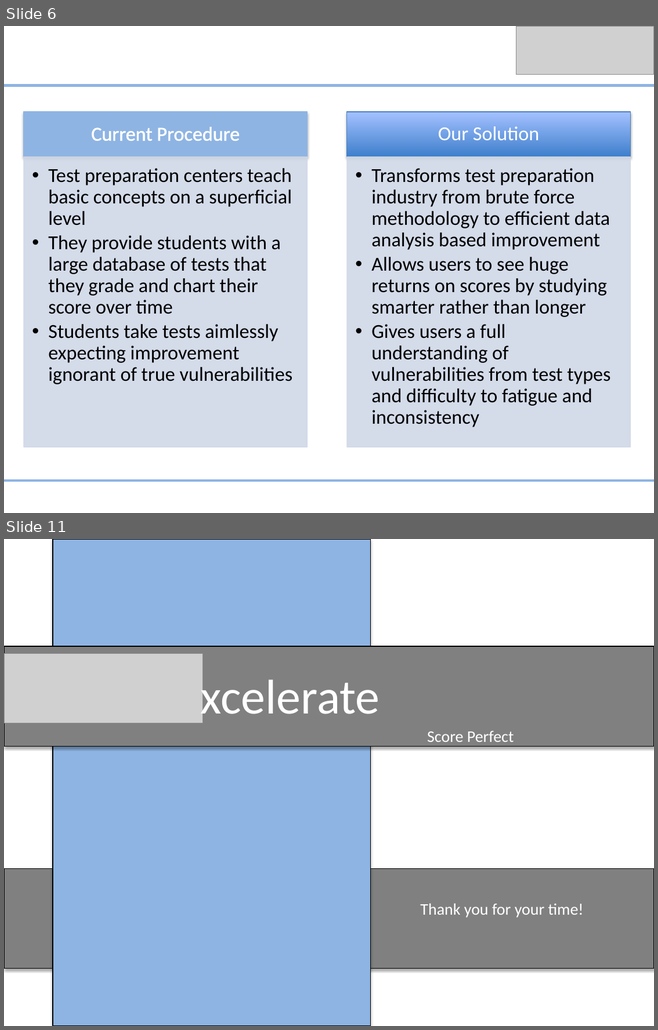
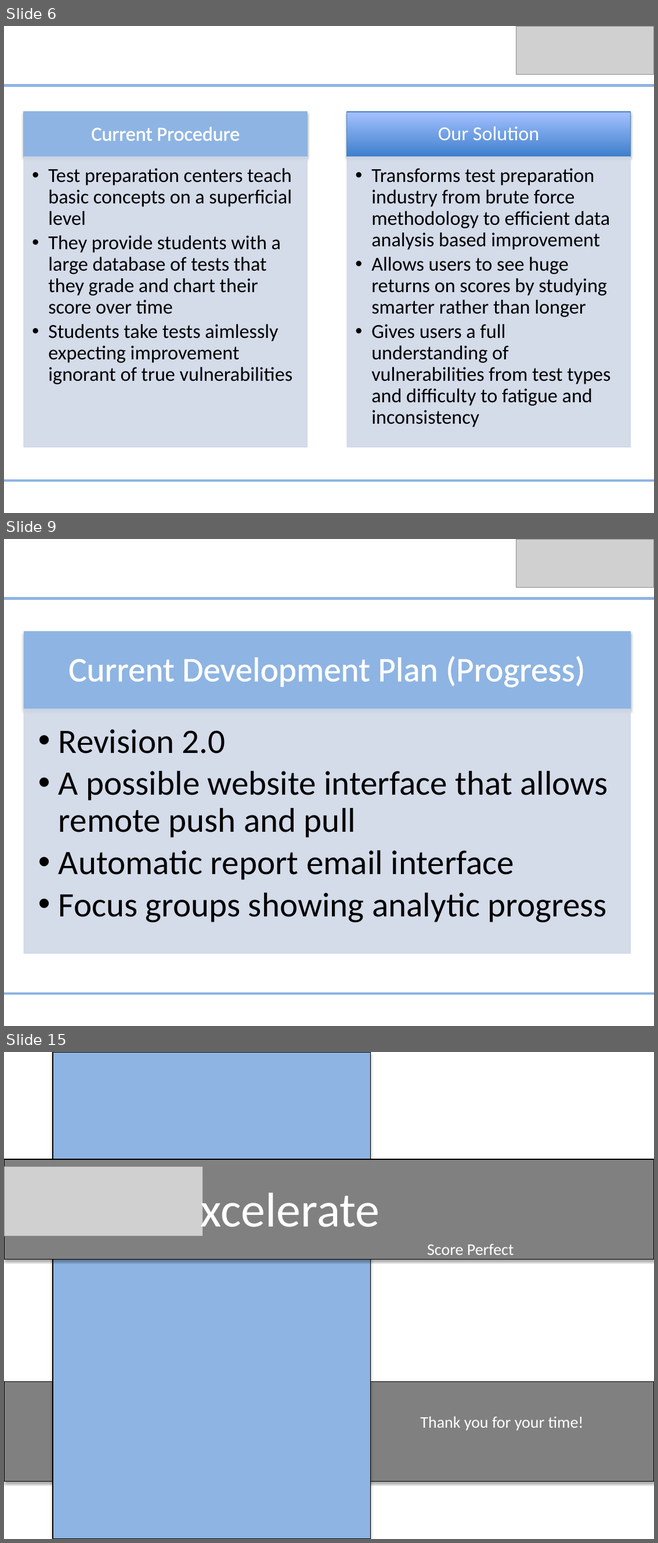
Before and after one commit to av8ramit/excelerate, a slide deck: Documents/Business Plan.pptx. Shown one above the other, each under a label of ours: slides 6 and 11 before the commit, slides 6, 9 and 15 after it; the slides between them are not shown. The pictures are 658x1030 and 658x1543 pixels, drawn with LibreOffice and Linux fonts; fonts in the diff are those of the drawing; grey boxes stand for pictures. Boxes give left, top, right and bottom in pixels: in the first picture for what was removed or moved away, otherwise in the second. Text is boxed around its words. In the diff, an @@ line names an element or a change of style, - is before the commit and + after.

```diff
--- a/Documents/Business Plan.pptx
+++ b/Documents/Business Plan.pptx
@@ slide 9 added at bbox=[4, 539, 654, 1026], background #FFFFFF @@
@@ picture added at bbox=[516, 539, 654, 587] @@
@@ line added from (4, 599) to (654, 599), #8EB4E3 3 pt @@
@@ group added at bbox=[24, 631, 630, 954]: 2 rectangles, 2 texts @@
+Current Development Plan (Progress)
+  •• Revision 2.0
+  •• A possible website interface that allows remote push and pull
+  •• Automatic report email interface
+  •• Focus groups showing analytic progress
@@ line added from (4, 994) to (654, 994), #8EB4E3 3 pt @@
@@ what was slide 11 is now slide 15 @@
```
Also in this commit, not shown: 4 slides changed, 4 other slides added, 1 slide removed, 2 other files.
